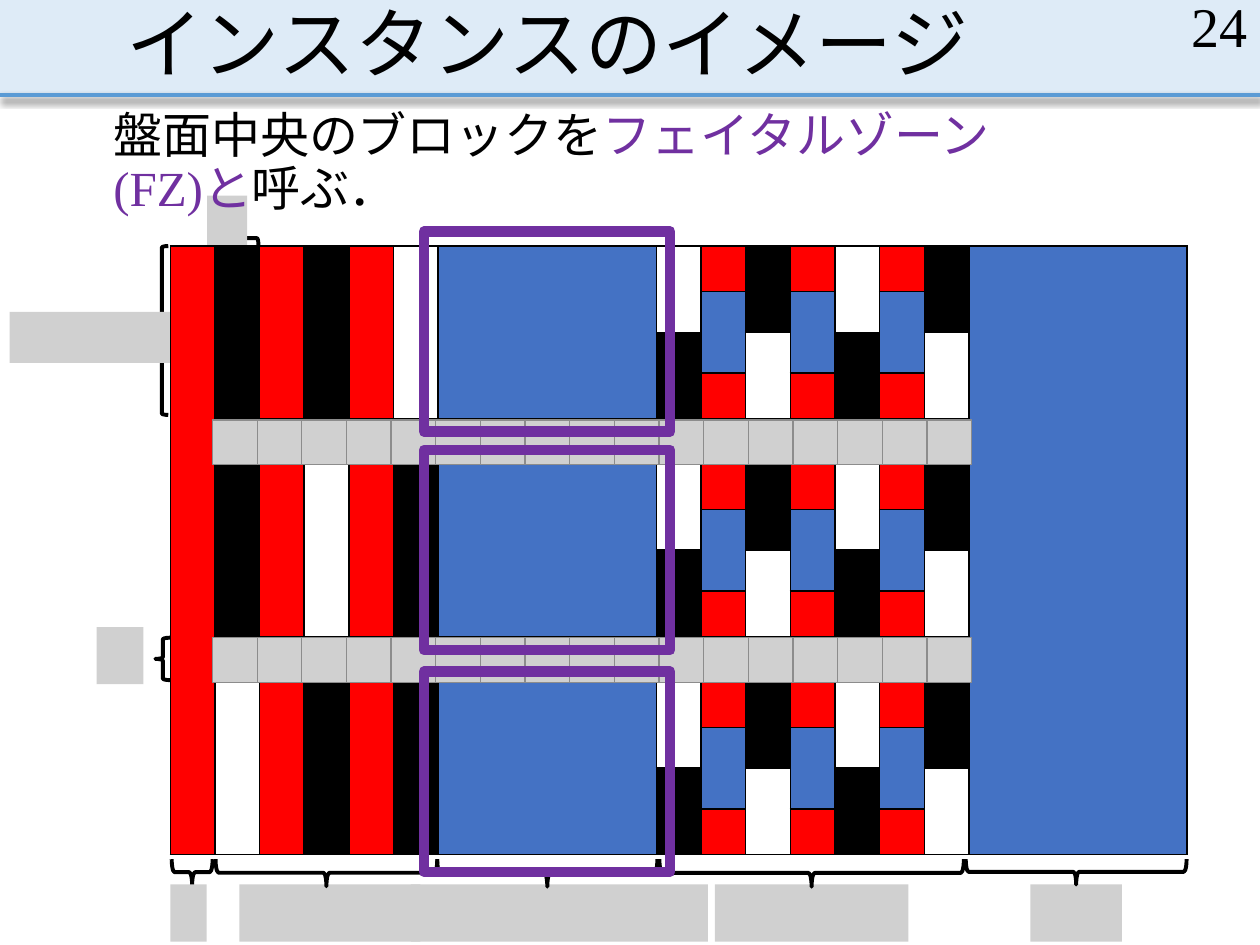
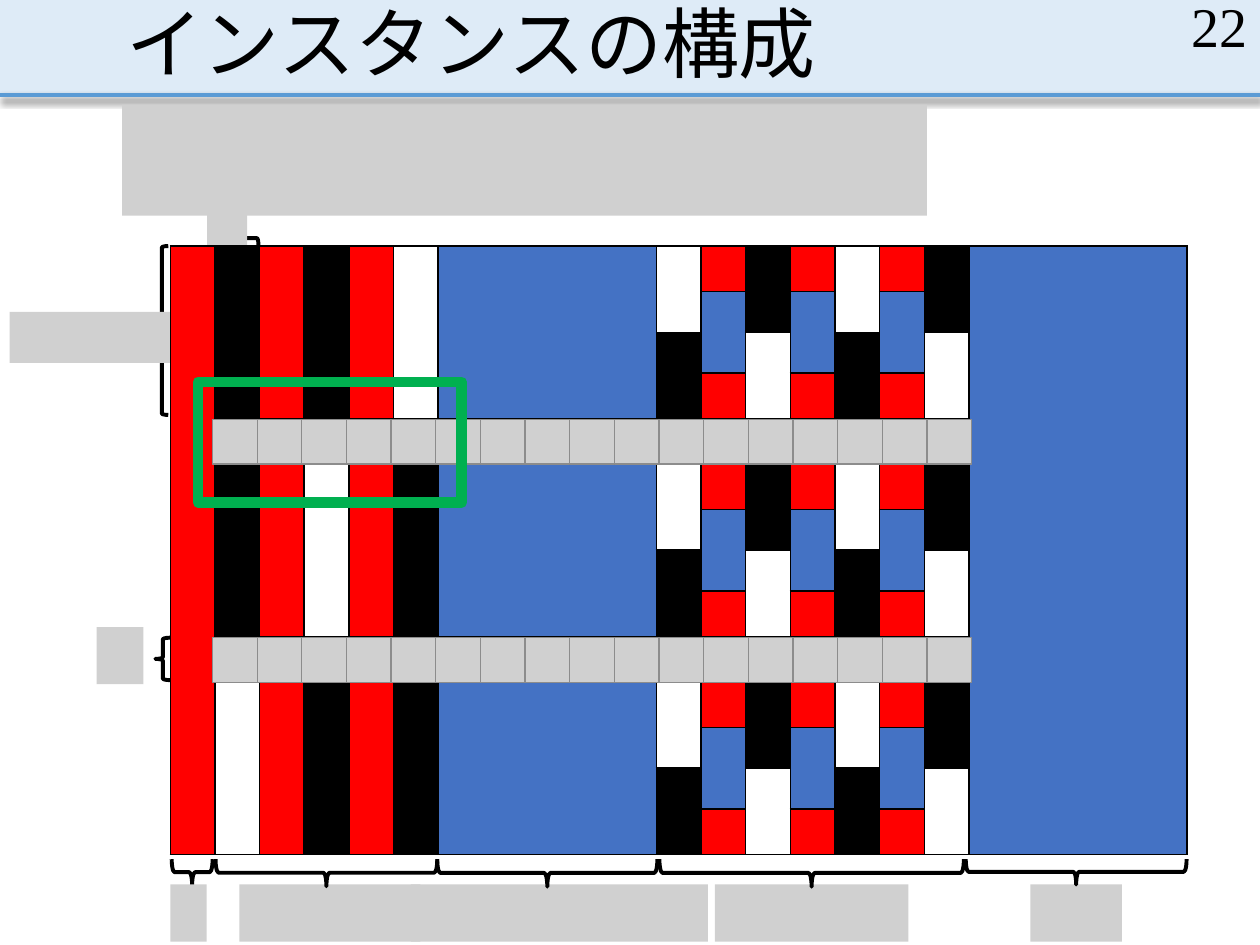
Before and after one commit to MasayaOda/SR, a slide deck: slide 22 of 190513oda.pptx (slide 24 before the commit). Drawn at 1260x945 pixels with LibreOffice and Linux fonts; fonts in the diff are those of the drawing; grey boxes stand for pictures. Boxes give left, top, right and bottom in pixels: in the first picture for what was removed or moved away, otherwise in the second. Text is boxed around its words. In the diff, an @@ line names an element or a change of style, - is before the commit and + after.

```diff
--- a/190513oda.pptx
+++ b/190513oda.pptx
@@ title at <box>126,7,816,79</box>: text changed @@
-インスタンスのイメージ
+インスタンスの構成
@@ page number at <box>1191,10,1247,47</box>: text changed @@
-24
+22
@@ text removed at <box>113,103,989,215</box> @@
-盤面中央のブロックをフェイタルゾーン(FZ)と呼ぶ．
@@ picture added at <box>122,105,927,215</box> @@
@@ rectangle removed at <box>425,232,670,432</box> @@
@@ rectangle added at <box>198,382,461,503</box>, outline #00B050 6 pt @@
@@ rectangle removed at <box>425,450,670,650</box> @@
@@ rectangle removed at <box>425,672,670,872</box> @@
```
Also in this commit, not shown: 28 other slides changed, 7 slides added, 2 slides removed.
